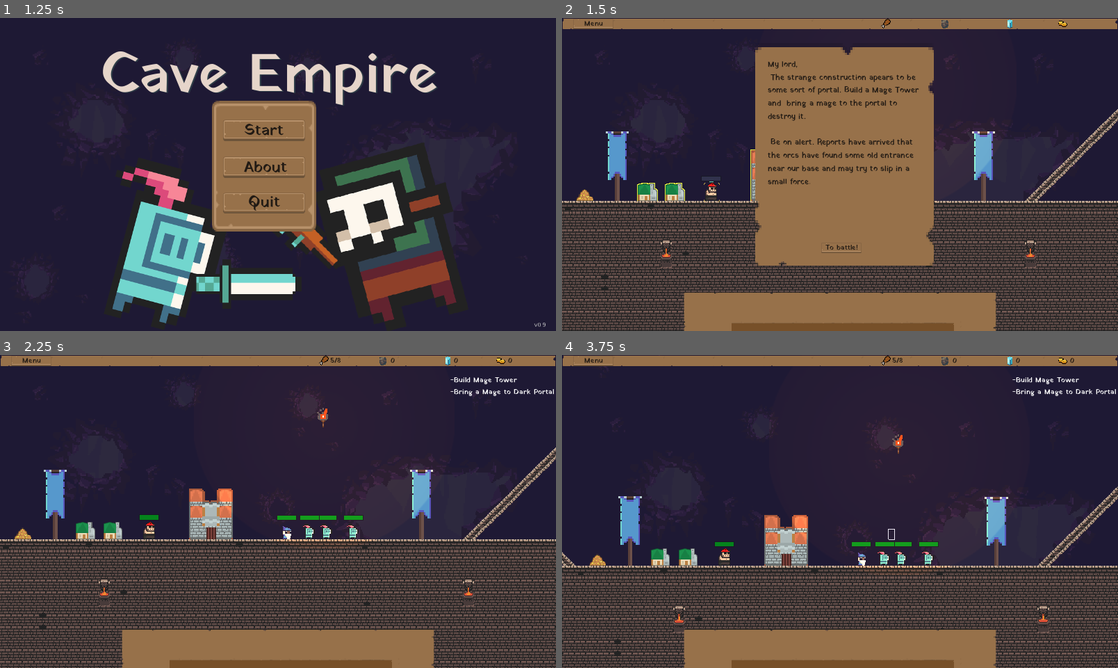
Above: before the commit, frames 1-4 (two rows, left to right).
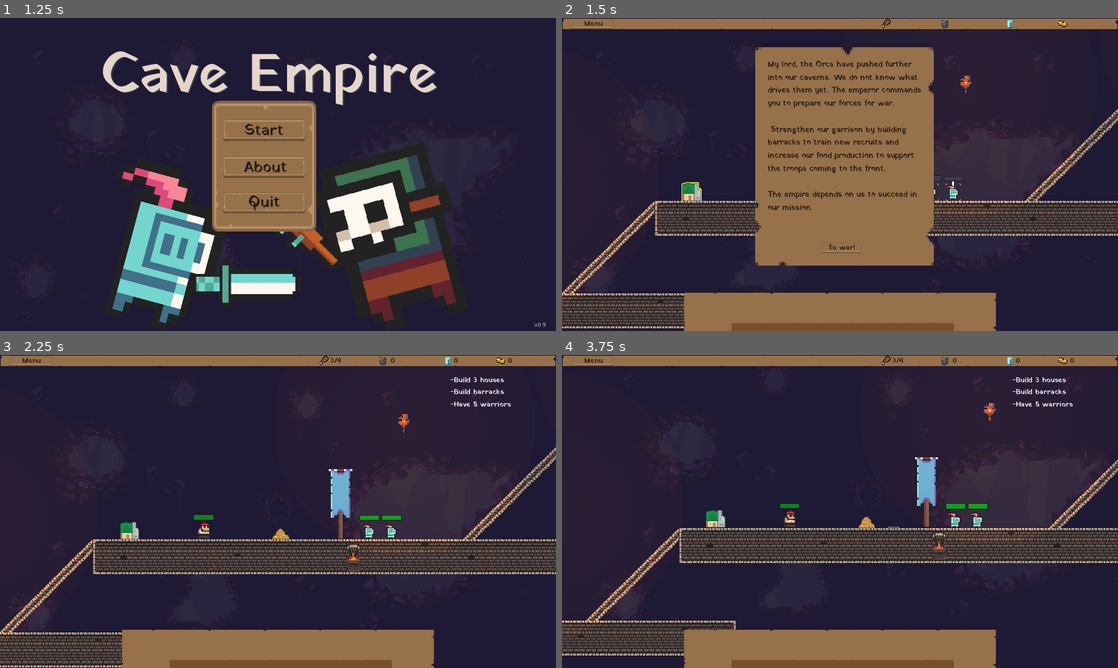
Above: after the commit, the same moments.

Repository: mastorak/caveempire
Game: Godot game, scene res://src/screen/MainMenuScreen.tscn
Two runs of this game, one before a commit and one after it. Both use one fixed random seed, a clock stepped at 60 frames per second and the inputs below.
Inputs (mouse positions are in pixels of both pictures, inside the frame that each line leads up to):
- Up to frame 1 (1.25 s): tap Enter at 0.5 s; move the mouse to (400, 158) at 0.52 s; hold Right (ui_right) from 0.53 s (still down); hold Up (ui_up) from 0.53 s (still down); click (400, 158) at 0.67 s
- Up to frame 2 (1.5 s): release Right (ui_right) at 1.25 s; release Up (ui_up) at 1.25 s; click "Start" at 1.25 s
- Up to frame 3 (2.25 s): click "To battle!" (after the commit: "To war!") at 2 s
- Up to frame 4 (3.75 s): drag from (712, 527) to (812, 574) at 2.77 s; move the mouse to (890, 527) at 3.52 s; hold Left (ui_left) from 3.53 s (still down); hold Up (ui_up) from 3.53 s (still down); click (890, 527) at 3.67 s

Frame 1 is identical in both runs. In frame 2, 19% of the frame differs, in the area x 0-100%, y 13-100%; in frame 3, 22%; in frame 4, 28%, in the area x 0-100%, y 0-100%.

Commit message:
fixed level loading

Diff:
--- a/project.godot
+++ b/project.godot
@@ -22,7 +22,6 @@
 
 window/size/width=1280
 window/size/height=720
-window/size/fullscreen=true
 window/stretch/mode="2d"
 window/stretch/aspect="keep"
 
--- a/src/gui/CommandPanel.gd
+++ b/src/gui/CommandPanel.gd
@@ -72,7 +72,7 @@
 		elif building.building_name==Global.BUILDING_NAME.BARRACKS:
 			building.global_position.y=building.global_position.y-(building_extent-unit_extent)+4
 		elif building.building_name==Global.BUILDING_NAME.MAGETOWER:
-			building.global_position.y=building.global_position.y-building_extent-(unit_extent/2)+4
+			building.global_position.y=building.global_position.y-building_extent-(unit_extent/2)+8
 
 		command_unit.get_parent().add_child(building)
 		Global.console_log(result["message"])
--- a/src/level/Level1.gd
+++ b/src/level/Level1.gd
@@ -16,8 +16,6 @@
 
 	get_parent().load_intro_text(intro_text,intro_button_text)
 	get_parent().load_end_text(end_text,end_button_text)
-
-	print("Loading level")
 
 func _process(delta):
 	check_victory_conditions()
--- a/src/level/Level1.tscn
+++ b/src/level/Level1.tscn
@@ -16,7 +16,7 @@
 [ext_resource path="res://src/decorations/FountainRed.tscn" type="PackedScene" id=14]
 [ext_resource path="res://src/decorations/WallGoo.tscn" type="PackedScene" id=15]
 
-[node name="Level1" type="Node2D"]
+[node name="Level1" type="Node2D" index="0"]
 
 script = ExtResource( 1 )
 
--- a/src/screen/GameScreen.gd
+++ b/src/screen/GameScreen.gd
@@ -73,28 +73,28 @@
 		camera_velocity.y=0
 
 func  left_limit():
-	if	$LevelViewport.position.x>=Global.camera_limits.x-200:
+	if	$LevelViewport.position.x>Global.camera_limits.x-200:
 		return true
 	else:
 		$LevelViewport.position.x=Global.camera_limits.x-200
 		return false
 
 func  right_limit():
-	if	$LevelViewport.position.x<=Global.camera_limits.x+Global.camera_limits.width-get_viewport().size.x:
-		return true
-	else:
-		$LevelViewport.position.x=Global.camera_limits.x+Global.camera_limits.width-get_viewport().size.x
+	if	$LevelViewport.position.x<Global.camera_limits.x+Global.camera_limits.width-get_viewport().size.x/2:
+		return true
+	else:
+		$LevelViewport.position.x=Global.camera_limits.x+Global.camera_limits.width-get_viewport().size.x/2
 		return false
 
 func  bottom_limit():
-	if	$LevelViewport.position.y<=Global.camera_limits.height-500:
-		return true
-	else:
-		$LevelViewport.position.y=Global.camera_limits.height-500
+	if	$LevelViewport.position.y<Global.camera_limits.height+200:
+		return true
+	else:
+		$LevelViewport.position.y=Global.camera_limits.height+200
 		return false
 
 func  top_limit():
-	if	$LevelViewport.position.y>=Global.camera_limits.y-200:
+	if	$LevelViewport.position.y>Global.camera_limits.y-200:
 		return true
 	else:
 		$LevelViewport.position.y=Global.camera_limits.y-200
@@ -128,7 +128,7 @@
 		Input.set_custom_mouse_cursor(cursor_arrow_left)
 		move_camera(Global.DIRECTION.LEFT)
 		camera_speed=camera_speed_normal
-	if cursor_viewport_position.x>get_viewport().size.x-50 && right_limit():
+	if cursor_viewport_position.x>get_viewport().get_visible_rect ( ).size.x-50 && right_limit():
 		Input.set_custom_mouse_cursor(cursor_arrow_right)
 		move_camera(Global.DIRECTION.RIGHT)
 		camera_speed=camera_speed_normal
@@ -136,21 +136,21 @@
 		Input.set_custom_mouse_cursor(cursor_arrow_up)
 		move_camera(Global.DIRECTION.UP)
 		camera_speed=camera_speed_normal
-	if cursor_viewport_position.y>get_viewport().size.y-50 && bottom_limit():
+	if cursor_viewport_position.y>get_viewport().get_visible_rect ( ).size.y-50 && bottom_limit():
 		Input.set_custom_mouse_cursor(cursor_arrow_down)
 		move_camera(Global.DIRECTION.DOWN)
 		camera_speed=camera_speed_normal
 
 	if cursor_viewport_position.x<50 && cursor_viewport_position.y<50:
 		Input.set_custom_mouse_cursor(cursor_arrow_top_left)
-	if cursor_viewport_position.x<50 && cursor_viewport_position.y>get_viewport().size.y-50:
+	if cursor_viewport_position.x<50 && cursor_viewport_position.y>get_viewport().get_visible_rect ( ).size.y-50:
 		Input.set_custom_mouse_cursor(cursor_arrow_bottom_left)
 	if cursor_viewport_position.x>get_viewport().size.x-50 && cursor_viewport_position.y<50:
 		Input.set_custom_mouse_cursor(cursor_arrow_top_right)
-	if cursor_viewport_position.x>get_viewport().size.x-50 && cursor_viewport_position.y>get_viewport().size.y-50:
+	if cursor_viewport_position.x>get_viewport().size.x-50 && cursor_viewport_position.y>get_viewport().get_visible_rect ( ).size.y-50:
 		Input.set_custom_mouse_cursor(cursor_arrow_bottom_right)
 
-	if cursor_viewport_position.x>50 && cursor_viewport_position.x<get_viewport().size.x-50 && cursor_viewport_position.y>50 && cursor_viewport_position.y<get_viewport().get_visible_rect().size.y-50:
+	if cursor_viewport_position.x>50 && cursor_viewport_position.x<get_viewport().get_visible_rect ( ).size.x-50 && cursor_viewport_position.y>50 && cursor_viewport_position.y<get_viewport().get_visible_rect().size.y-50:
 		Input.set_custom_mouse_cursor(cursor_normal)
 		move_camera(Global.DIRECTION.CENTER)
 
--- a/src/screen/GameScreen.tscn
+++ b/src/screen/GameScreen.tscn
@@ -2,7 +2,7 @@
 
 [ext_resource path="res://src/screen/GameScreen.gd" type="Script" id=1]
 [ext_resource path="res://src/screen/Level.gd" type="Script" id=2]
-[ext_resource path="res://src/level/Level2.tscn" type="PackedScene" id=3]
+[ext_resource path="res://src/level/Level1.tscn" type="PackedScene" id=3]
 [ext_resource path="res://src/screen/LevelViewport.tscn" type="PackedScene" id=4]
 [ext_resource path="res://src/screen/ParallaxBackground.tscn" type="PackedScene" id=5]
 [ext_resource path="res://src/gui/BottomPanel.tscn" type="PackedScene" id=6]
@@ -22,7 +22,7 @@
 script = ExtResource( 2 )
 _sections_unfolded = [ "Pause" ]
 
-[node name="Level2" parent="Level" index="0" instance=ExtResource( 3 )]
+[node name="Level1" parent="Level" index="0" instance=ExtResource( 3 )]
 
 [node name="LevelViewport" parent="." index="1" instance=ExtResource( 4 )]
 
--- a/src/screen/Level.gd
+++ b/src/screen/Level.gd
@@ -28,7 +28,7 @@
 	food_counter=get_node("../CanvasLayer/TopPanel/FoodCounter/NumberOfItems")
 	top_panel=get_node("../CanvasLayer/TopPanel")
 	dialogs=get_node("../CanvasLayer/Dialogs")
-
+	current_level=get_children()[0]
 	reset_level()
 
 func reset_level():
@@ -55,7 +55,8 @@
 
 
 func load_level_properties():
-	current_level=get_children()[0]
+
+	print("load " +current_level.get_name())
 	var level_size=calculate_tilemap_size(current_level.get_node("WallTileMap"))
 	Global.camera_limits=level_size
 
@@ -133,16 +134,18 @@
 
 func load_level():
 	var new_level_number=Global.get_next_level()
+	print("new level:"+new_level_number)
 	var new_level
 	if new_level_number=="level1":
 		new_level=level1_scene.instance()
 	elif new_level_number=="level2":
 		new_level=level2_scene.instance()
 
+	Global.clear_building_info()
 	current_level.queue_free()
 	add_child(new_level)
+	current_level=new_level
 	reset_level()
-	current_level=new_level
 
 	dialogs=get_node("../CanvasLayer/Dialogs")
 	dialogs.get_node("LevelEnd").visible=false
--- a/src/screen/MainMenuScreen.tscn
+++ b/src/screen/MainMenuScreen.tscn
@@ -22,7 +22,7 @@
 font_data = ExtResource( 3 )
 _sections_unfolded = [ "Font", "Settings" ]
 
-[node name="MainMenuScreen" type="Node2D" index="0"]
+[node name="MainMenuScreen" type="Node2D"]
 
 script = ExtResource( 1 )
 
--- a/src/util/Global.gd
+++ b/src/util/Global.gd
@@ -56,6 +56,9 @@
 		console_node= get_tree().get_root().get_node("/root/GameScreen/CanvasLayer/BottomPanel/HSplitContainer/ConsolePanel/Label")
 	console_node.text=text
 
+func clear_building_info():
+	var building_info= get_tree().get_root().get_node("/root/GameScreen/CanvasLayer/BottomPanel/HSplitContainer/InfoContainer/BuildingInfo")
+	building_info.current_building=null
 
 func update_description(text):
 	if description_node==null:
